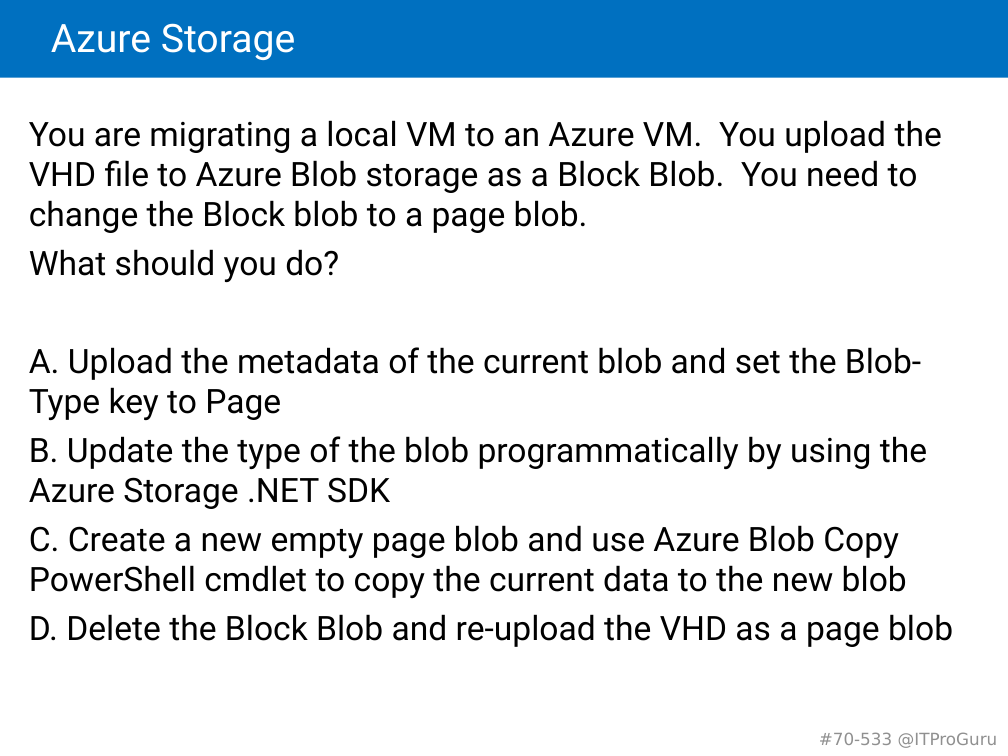
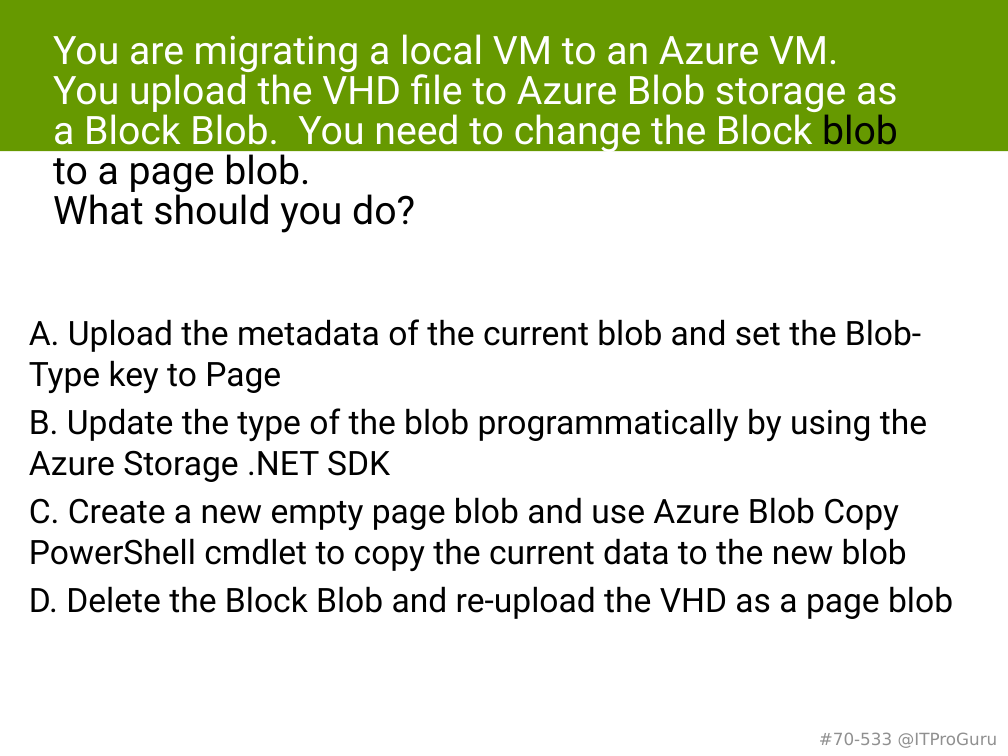
Before and after one commit to guruskill/70-533, a slide deck: slide 62 of 70-533-03-StorageMK.pptx (slide 57 before the commit). Drawn at 1008x756 pixels with LibreOffice and Linux fonts; fonts in the diff are those of the drawing. Boxes give left, top, right and bottom in pixels: in the first picture for what was removed or moved away, otherwise in the second. Text is boxed around its words. In the diff, an @@ line names an element or a change of style, - is before the commit and + after.

Commit message:
Storage Updates

```diff
--- a/70-533-03-StorageMK.pptx
+++ b/70-533-03-StorageMK.pptx
@@ rectangle added at <box>0,0,1008,151</box>, fill #669900 @@
@@ title removed at <box>51,23,296,60</box> @@
-Azure Storage
@@ title added at <box>53,34,898,233</box>, 28 pt, text #FFFFFF @@
+You are migrating a local VM to an Azure VM. You upload the VHD file to Azure Blob storage as a Block Blob. You need to change the Block blob to a page blob.
+What should you do?
@@ text at <box>29,120,942,282</box>: paragraphs removed @@
-You are migrating a local VM to an Azure VM. You upload the VHD file to Azure Blob storage as a Block Blob. You need to change the Block blob to a page blob.
-What should you do?
@@ text "A. Upload the metadata of ...": place and size @@
-text "A. Upload the metadata of ..." at <box>29,120,953,647</box>
+text "A. Upload the metadata of ..." at <box>29,319,953,619</box>
```
Also in this commit, not shown: 4 other slides changed, 9 slides added, 1 slide removed.
